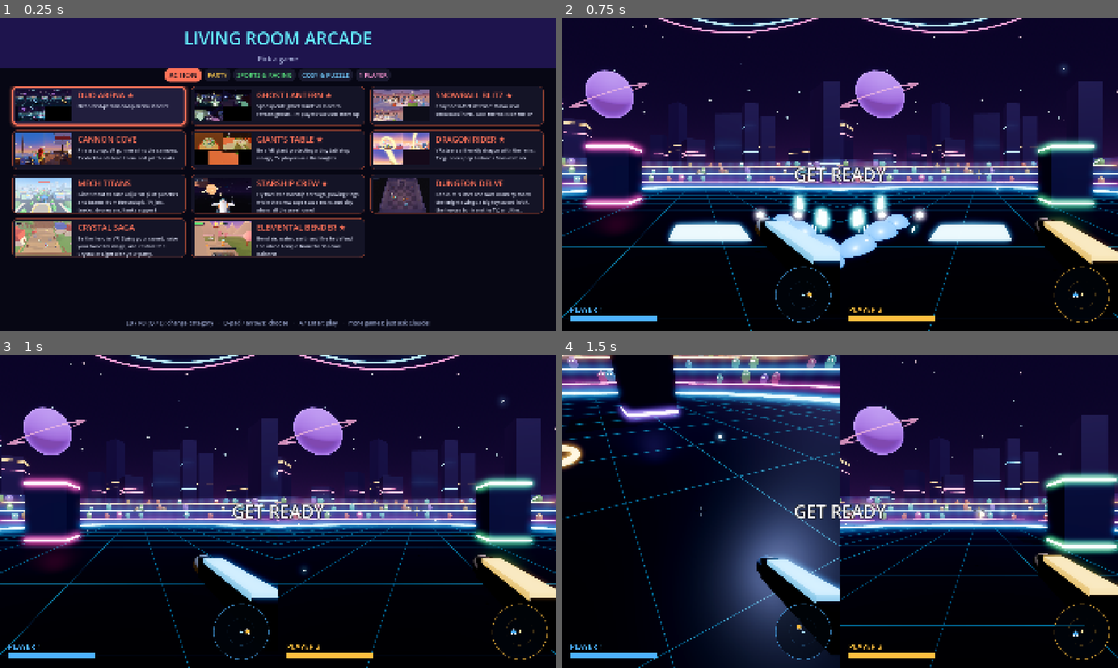
Above: before the commit, frames 1-4 (two rows, left to right).
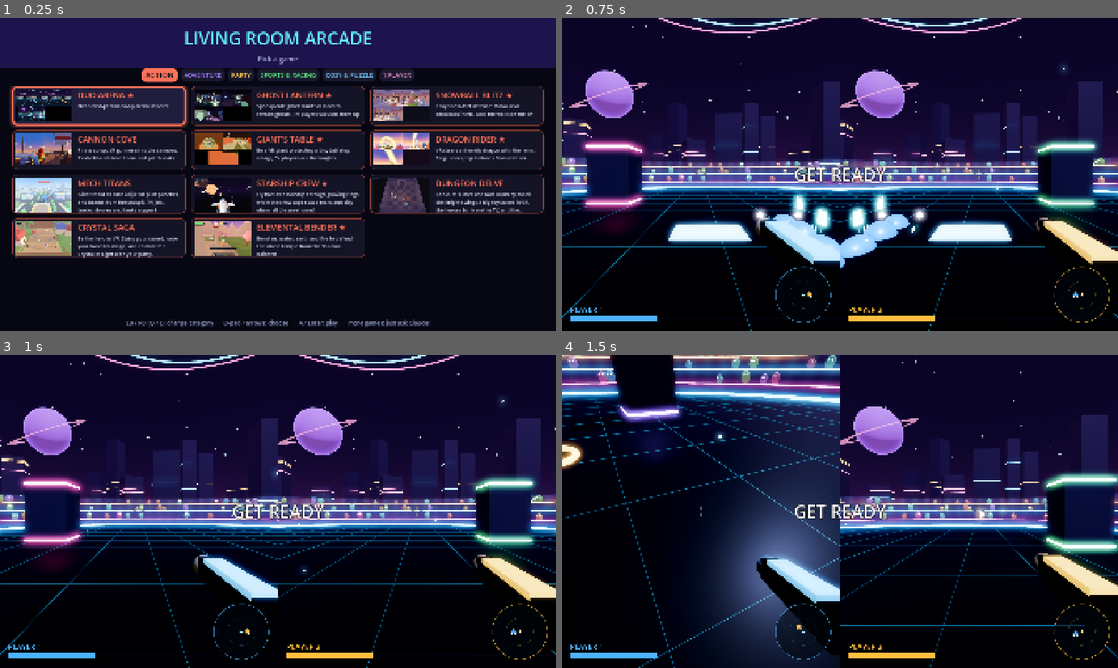
Above: after the commit, the same moments.

Repository: SimonBiggs/claude-code-steam-frame-coop
Game: Godot game, scene res://arcade.tscn
Same seed, same stepped clock (60 frames per second), same inputs: the game is played once before the commit and once after it.
Inputs (mouse positions are in pixels of both pictures, inside the frame that each line leads up to):
- Up to frame 1 (0.25 s): no input
- Up to frame 2 (0.75 s): click (662, 105) at 0.52 s
- Up to frame 3 (1 s): no input
- Up to frame 4 (1.5 s): tap Enter (ui_accept) at 1.25 s; move the mouse to (867, 511) at 1.27 s; hold Up from 1.28 s (still down); hold Q from 1.28 s (still down); click (867, 511) at 1.42 s

The runs differ from the first frame. In frame 1, 1.1% of the frame differs, in the area x 25-75%, y 16-21%; in frame 2, nothing differs; in frame 3, nothing differs; in frame 4, nothing differs.

Commit message:
Mystery Manor: arcade card (adventure, SOLO 1) + picture; the suspect A would pick gets a bigger ring; space helmet instead of the hard hat
Co-Authored-By: Claude Opus 5.5 <noreply@anthropic.com>

Diff:
--- a/arcade/arcade.gd
+++ b/arcade/arcade.gd
@@ -80,6 +80,8 @@
 		"blurb": "Roll giant snowballs, stack them up, and give every snowman a carrot nose and a hat!"},
 	{"id": "dodge_ball", "multi": true, "cat": "party", "name": "SOFT DODGEBALL", "scene": "res://games/dodge_ball/main.tscn",
 		"blurb": "A friendly VR giant throws squishy balls; dodge them and bop the target on his belly!"},
+	{"id": "mystery_manor", "multi": true, "cat": "adventure", "name": "MYSTERY MANOR", "scene": "res://games/mystery_manor/main.tscn",
+		"blurb": "Something is missing! Find the sparkly clues in a spooky old house, then catch who did it."},
 ]
 ## Tabs on the TV (LB/RB) and in VR (stick left/right). Empty categories are hidden.
 const CATEGORIES := [
@@ -102,7 +104,7 @@
 	"snowman_maker": 2, "starship_crew": 2, "treasure_dig": 2,
 	"balloon_pop": 1, "bubble_bath": 1, "cannon_cove": 1, "crystal_saga": 1, "dungeon_delve": 1, "fishing_lake": 1,
 	"fruit_catch": 1, "mech_titans": 1, "mini_golf_party": 1, "paper_planes": 1, "rhythm_band": 1,
-	"sheep_round_up": 1, "tiny_town_tycoon": 1, "tower_stack": 1, "whack_a_mole": 1,
+	"sheep_round_up": 1, "tiny_town_tycoon": 1, "tower_stack": 1, "whack_a_mole": 1, "mystery_manor": 1,
 }
 const VrText := preload("res://core/vr_text.gd")
 const DEFAULT_PORT := 7777
--- a/games/mystery_manor/case.gd
+++ b/games/mystery_manor/case.gd
@@ -9,7 +9,7 @@
 const Manor := preload("res://games/mystery_manor/manor.gd")
 
 ## Hats whose colours don't depend on the coat (core/creatures.gd _hat), with clearly different shapes.
-const HATS: Array[String] = ["chef", "crown", "tricorn", "viking", "straw", "hard_hat"]  ## not deerstalker: the players (detectives) wear it
+const HATS: Array[String] = ["chef", "crown", "tricorn", "viking", "straw", "space_helmet"]  ## not deerstalker (the players wear it), not hard_hat (looks like straw from afar)
 const COLOURS: Array[Color] = [Color(0.9, 0.22, 0.22), Color(0.25, 0.45, 0.95), Color(0.25, 0.75, 0.3),
 	Color(0.98, 0.8, 0.2), Color(0.65, 0.35, 0.9)]
 ## Stolen things: id, title (the case card), what to build (see main.gd _make_item).
--- a/games/mystery_manor/main.gd
+++ b/games/mystery_manor/main.gd
@@ -562,6 +562,8 @@
 		var parts: Dictionary = hud_parts.get(slot, {})
 		if parts.has("prompt"):
 			(parts["prompt"] as Control).visible = playing and near >= 0
+		if playing and near >= 0 and near < rings.size():
+			rings[near].scale = Vector3.ONE * 1.35
 		if playing and near >= 0 and party.just_pressed(slot, "accept") and not net.just_unpaused():
 			net.request(slot, "accuse", [near])
 
@@ -679,8 +681,10 @@
 func _process(delta: float) -> void:
 	if not ready_to_play:
 		return
+	for r in rings:
+		r.scale = Vector3.ONE
 	if split != null:
-		_move_local_players(delta)
+		_move_local_players(delta)  # grows the ring of the suspect A would pick
 	_follow_remote(delta)
 	_animate(delta)
 	if vr_rig != null:
Binary file added: arcade/thumbs/mystery_manor.jpg
Not shown, added: arcade/thumbs/mystery_manor.jpg.import
